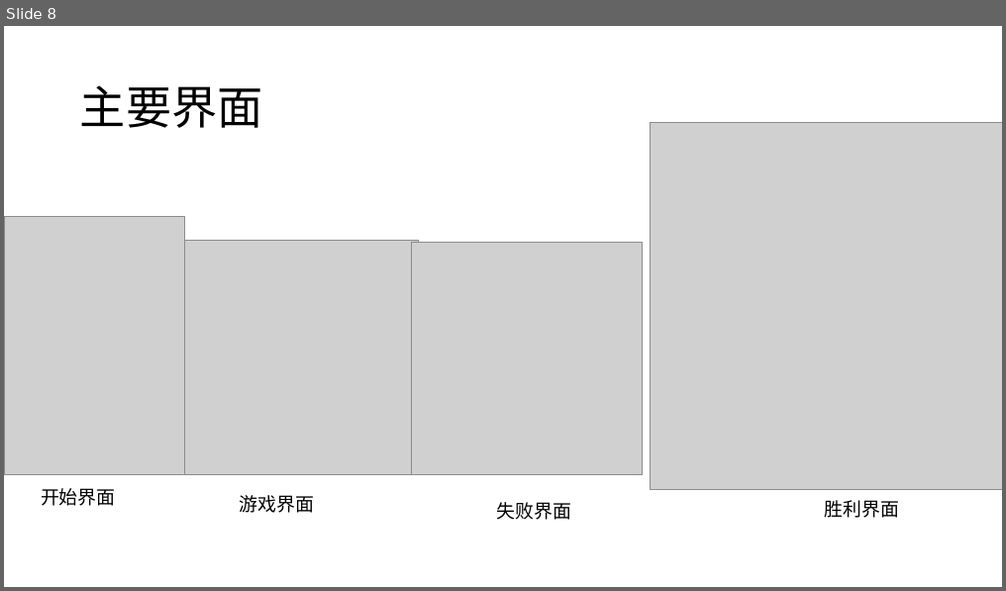
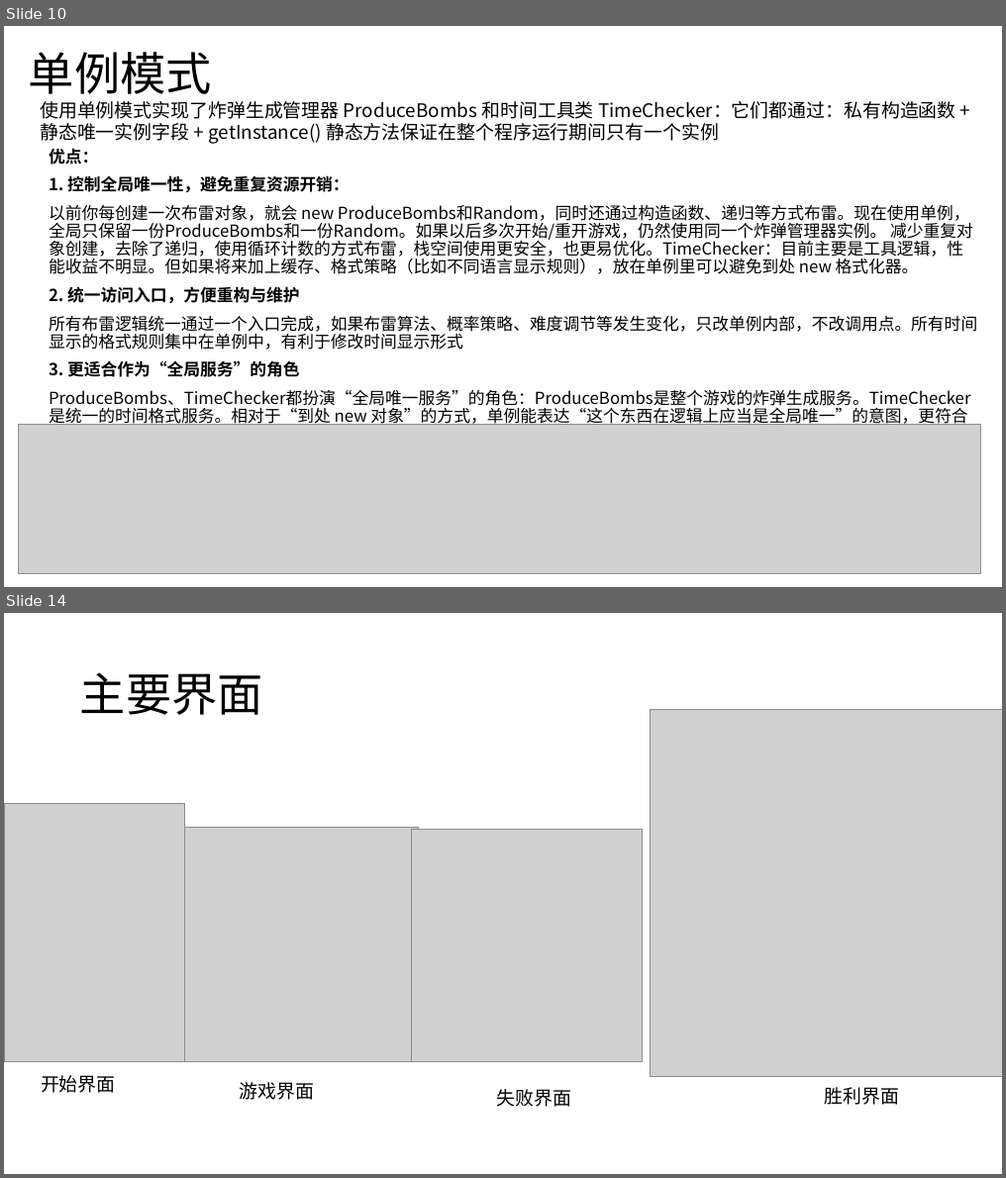
Before and after one commit to wzc506/mineswapper, a slide deck: uml.pptx. Shown one above the other, each under a label of ours: slide 8 before the commit, slides 10 and 14 after it; the slides between them are not shown. The pictures are 1006x591 and 1006x1178 pixels, drawn with LibreOffice and Linux fonts; fonts in the diff are those of the drawing; grey boxes stand for pictures. Boxes give left, top, right and bottom in pixels: in the first picture for what was removed or moved away, otherwise in the second. Text is boxed around its words. In the diff, an @@ line names an element or a change of style, - is before the commit and + after.

```diff
--- a/uml.pptx
+++ b/uml.pptx
@@ slide 10 added at box(4, 26, 1002, 587), background #FFFFFF @@
@@ title added at box(29, 52, 212, 94), 44 pt, text #000000 @@
+单例模式
@@ text added at box(40, 101, 956, 144), 18 pt, text #000000 @@
+使用单例模式实现了炸弹生成管理器 ProduceBombs 和时间工具类 TimeChecker：它们都通过：私有构造函数 + 静态唯一实例字段 + getInstance() 静态方法保证在整个程序运行期间只有一个实例
@@ text added at box(49, 148, 977, 427), 16 pt, text #000000 @@
+优点：
+1. 控制全局唯一性，避免重复资源开销：
+以前你每创建一次布雷对象，就会 new ProduceBombs和Random，同时还通过构造函数、递归等方式布雷。现在使用单例，全局只保留一份ProduceBombs和一份Random。如果以后多次开始/重开游戏，仍然使用同一个炸弹管理器实例。 减少重复对象创建，去除了递归，使用循环计数的方式布雷，栈空间使用更安全，也更易优化。TimeChecker：目前主要是工具逻辑，性能收益不明显。但如果将来加上缓存、格式策略（比如不同语言显示规则），放在单例里可以避免到处 new 格式化器。
+2. 统一访问入口，方便重构与维护
+所有布雷逻辑统一通过一个入口完成，如果布雷算法、概率策略、难度调节等发生变化，只改单例内部，不改调用点。所有时间显示的格式规则集中在单例中，有利于修改时间显示形式
+3. 更适合作为“全局服务”的角色
+ProduceBombs、TimeChecker都扮演“全局唯一服务”的角色：ProduceBombs是整个游戏的炸弹生成服务。TimeChecker是统一的时间格式服务。相对于“到处 new 对象”的方式，单例能表达“这个东西在逻辑上应当是全局唯一”的意图，更符合设计意图
@@ picture added at box(18, 425, 980, 574) @@
@@ what was slide 8 is now slide 14 @@
```
Also in this commit, not shown: 3 slides changed, 11 other slides added, 32 other files.
